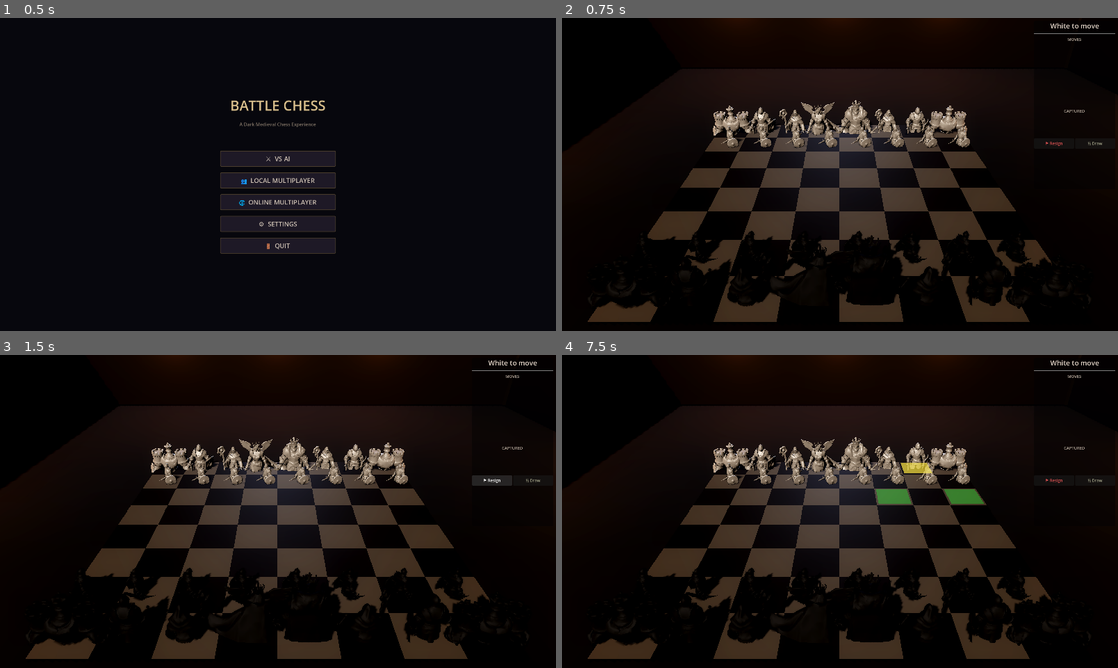
Above: before the commit, frames 1-4 (two rows, left to right).
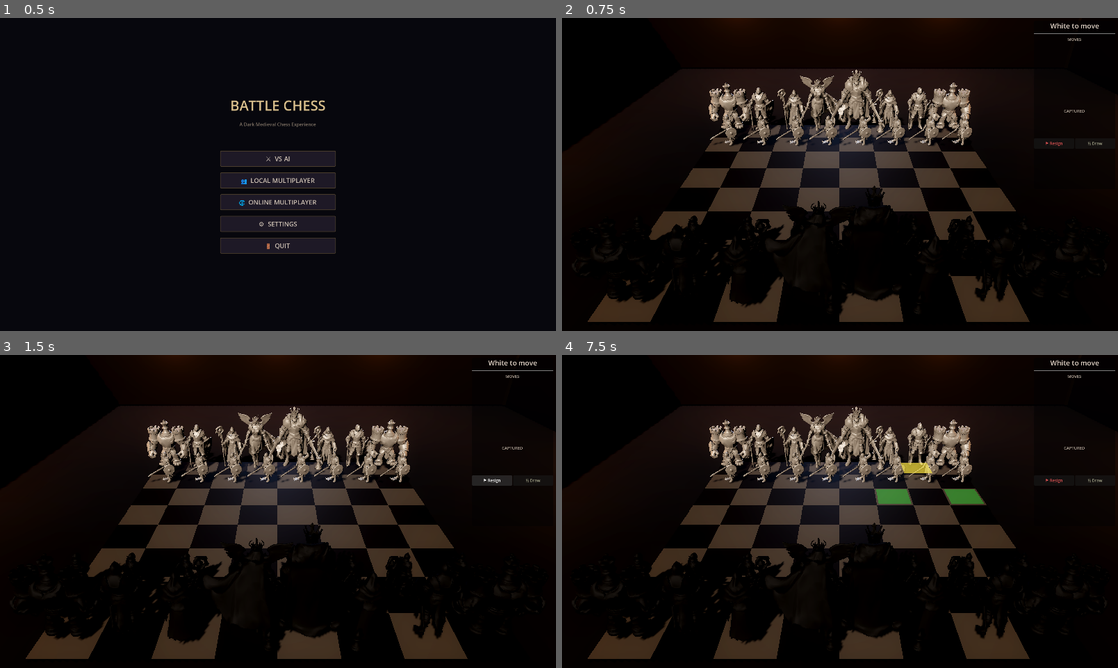
Above: after the commit, the same moments.

Repository: jmmcclure/battlechess
Game: Godot game, scene res://scenes/main.tscn
Two runs of this game, one before a commit and one after it. Both use one fixed random seed, a clock stepped at 60 frames per second and the inputs below.
Inputs (mouse positions are in pixels of both pictures, inside the frame that each line leads up to):
- Up to frame 1 (0.5 s): no input
- Up to frame 2 (0.75 s): click "⚔ VS AI" at 0.5 s
- Up to frame 3 (1.5 s): click "⚑ Resign" at 1.25 s
- Up to frame 4 (7.5 s): click "½ Draw" at 2 s; click "⚑ Resign" at 2.75 s; click "½ Draw" at 3.5 s; click "⚑ Resign" at 4.25 s; click "½ Draw" at 5 s; tap Enter at 5.75, 7.25 s; move the mouse to (962, 495) at 5.77 s; click (962, 495) at 5.92 s; tap Space at 6.02, 6.5 s; drag from (728, 527) to (812, 574) at 6.52 s; move the mouse to (895, 442) at 7.27 s; click (895, 442) at 7.42 s

Frame 1 is identical in both runs. In frame 2, 10% of the frame differs, in the area x 6-89%, y 16-95%; in frame 3, 10%; in frame 4, 10%.

Commit message:
Fix piece sinking: per-type Y offsets to sit on board
Pawn=1.0, Rook=1.8, Knight=1.6, Bishop=1.6, Queen=2.0, King=2.2
Offsets scale with model size so bottom of mesh sits at board surface.

Co-authored-by: Copilot <223556219+Copilot@users.noreply.github.com>

Diff:
--- a/scripts/chess/board.gd
+++ b/scripts/chess/board.gd
@@ -236,9 +236,11 @@
 		piece.add_child(model_instance)
 		# Apply uniform scale per piece type — tuned manually
 		var piece_scales := [0.0, 1.8, 3.0, 2.8, 2.8, 3.5, 3.8]
+		# Y offset per piece type — lifts model so bottom sits on board
+		var piece_y_offsets := [0.0, 1.0, 1.8, 1.6, 1.6, 2.0, 2.2]
 		var s: float = piece_scales[type]
 		model_instance.scale = Vector3(s, s, s)
-		model_instance.position.y = 0.3  # Lift above board surface
+		model_instance.position.y = piece_y_offsets[type]
 		# Apply color tint
 		_apply_color_material(model_instance, color)
 	else:
Binary file added: screenshot2.png
